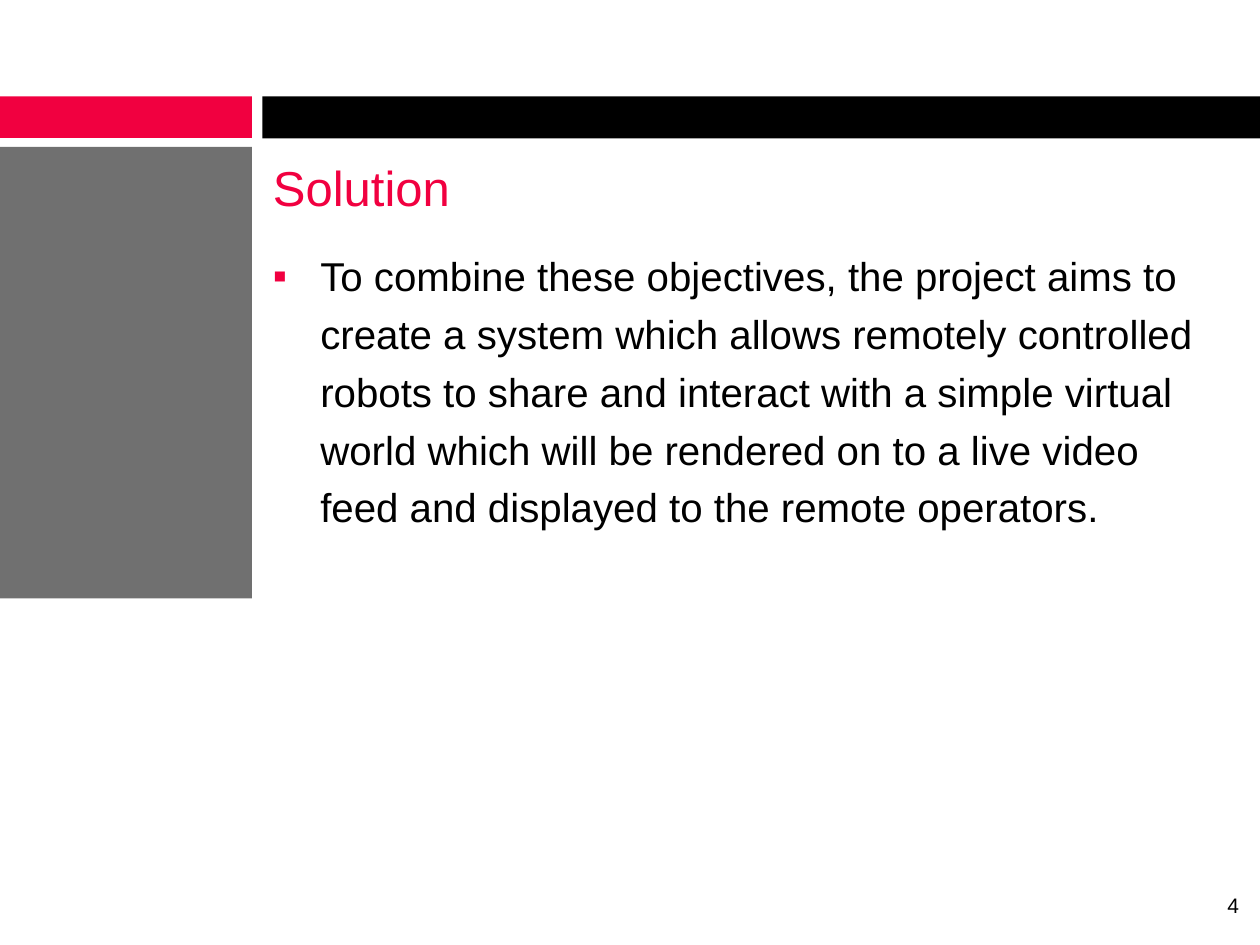
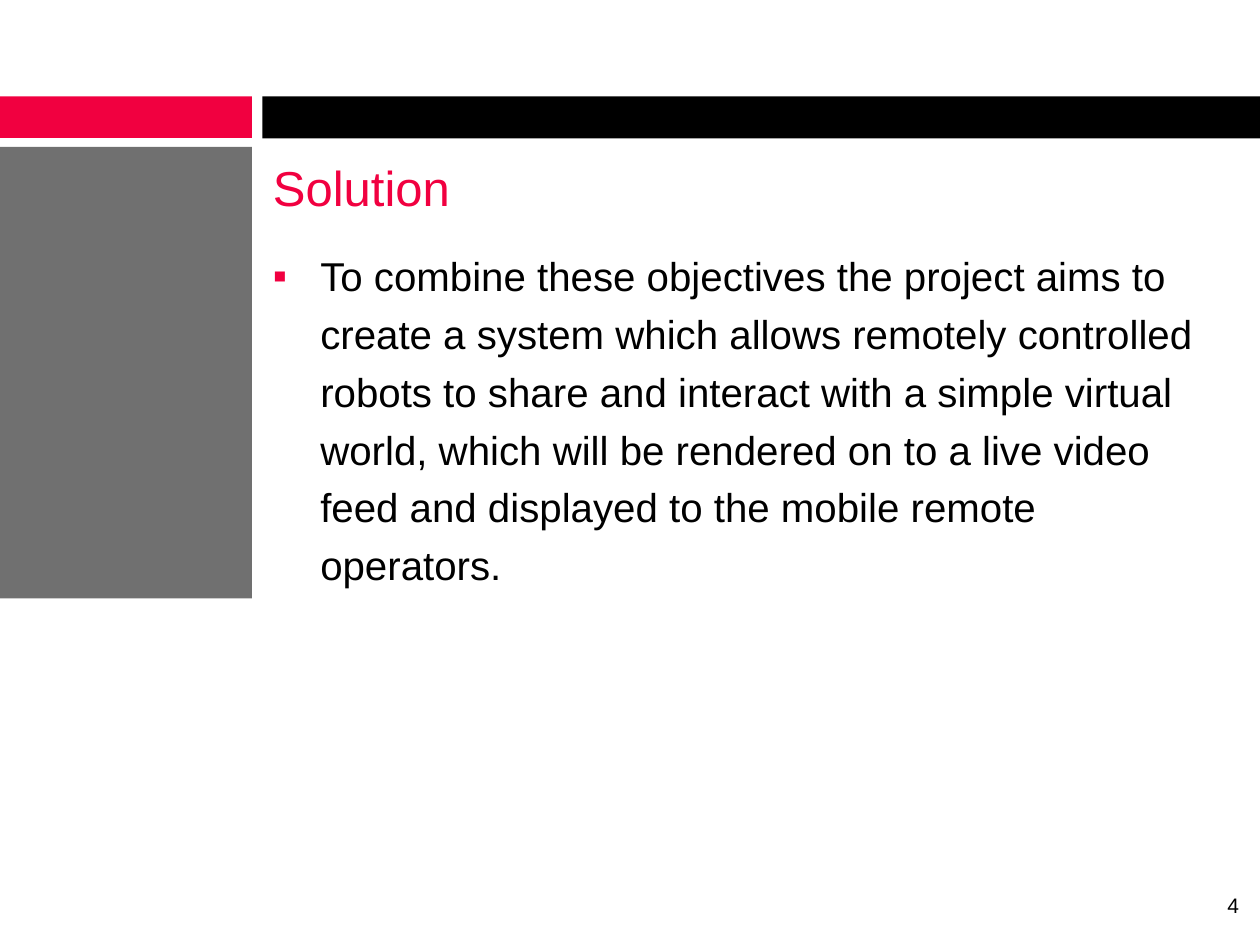
Before and after one commit to alexcraig/RoboWars, a slide deck: slide 4 of docs/presentation_slides/RoboWarsPresentation_AlexCraig.pptx. Drawn at 1260x945 pixels with LibreOffice and Linux fonts; fonts in the diff are those of the drawing; background and template pictures are left out. Boxes give left, top, right and bottom in pixels: in the first picture for what was removed or moved away, otherwise in the second. Text is boxed around its words. In the diff, an @@ line names an element or a change of style, - is before the commit and + after.

```diff
--- a/docs/presentation_slides/RoboWarsPresentation_AlexCraig.pptx
+++ b/docs/presentation_slides/RoboWarsPresentation_AlexCraig.pptx
@@ text at (320, 262, 1192, 588): text changed @@
-▪ To combine these objectives, the project aims to create a system which allows remotely controlled robots to share and interact with a simple virtual world which will be rendered on to a live video feed and displayed to the remote operators.
+▪ To combine these objectives the project aims to create a system which allows remotely controlled robots to share and interact with a simple virtual world, which will be rendered on to a live video feed and displayed to the mobile remote operators.
```
Also in this commit, not shown: 6 other slides changed, 1 slide added.
